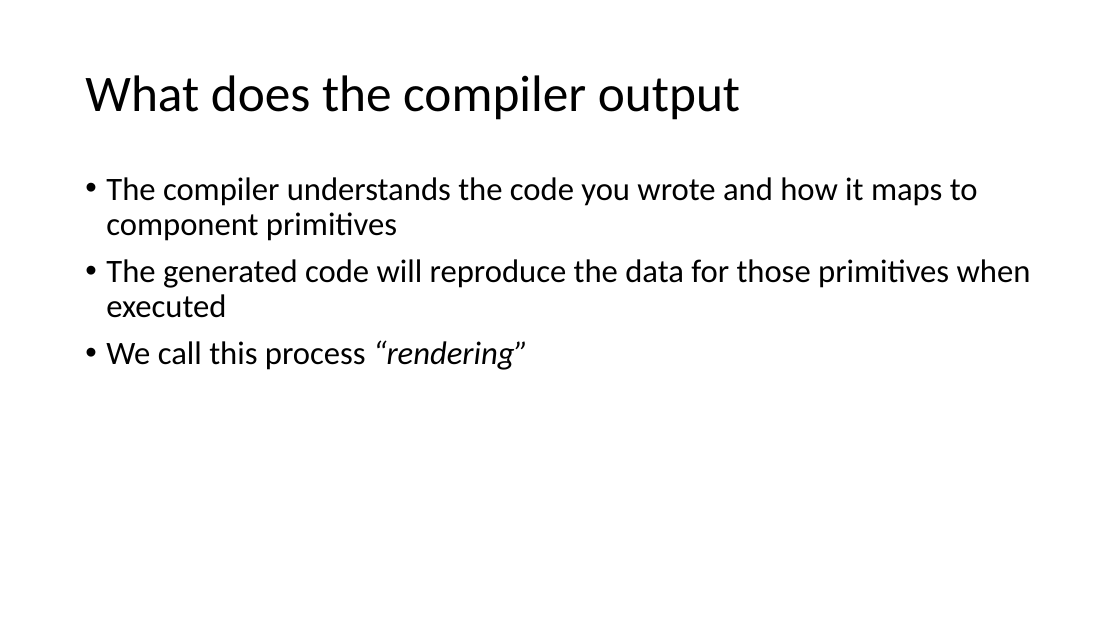
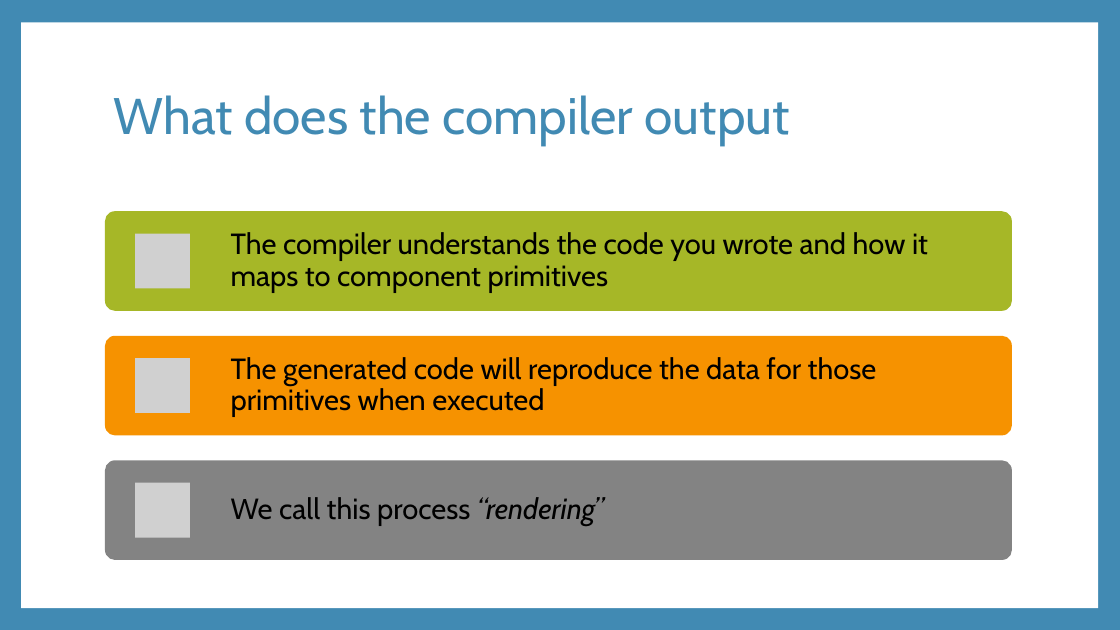
Before and after one commit to rynowak/Presentations, a slide deck: slide 11 of 2019/AusNzMeetups/blazor/slides.pptx (slide 7 before the commit). Drawn at 1120x630 pixels with LibreOffice and Linux fonts; fonts in the diff are those of the drawing; grey boxes stand for pictures. Boxes give left, top, right and bottom in pixels: in the first picture for what was removed or moved away, otherwise in the second. Text is boxed around its words. In the diff, an @@ line names an element or a change of style, - is before the commit and + after.

```diff
--- a/2019/AusNzMeetups/blazor/slides.pptx
+++ b/2019/AusNzMeetups/blazor/slides.pptx
@@ background #FFFFFF to #418AB3 @@
@@ rectangle added at (21, 23, 1098, 608), fill #FFFFFF @@
@@ title "What does the compiler output": place and size @@
-title "What does the compiler output" at (85, 75, 740, 120)
+title "What does the compiler output" at (113, 95, 790, 145)
@@ title "What does the compiler output" at (113, 95, 790, 145): font Calibri to Cabin, text colour #000000 to #418AB3 @@
@@ text removed at (106, 177, 1031, 370) @@
-• The compiler understands the code you wrote and how it maps to component primitives
-• The generated code will reproduce the data for those primitives when executed
-• We call this process “rendering”
@@ group added at (105, 211, 1012, 560): 3 rounded rectangles, 3 pictures, 3 texts @@
+The compiler understands the code you wrote and how it maps to component primitives
+The generated code will reproduce the data for those primitives when executed
+We call this process “rendering”
```
Also in this commit, not shown: 16 other slides changed, 11 slides added, 3 slides removed, 16 other files.
